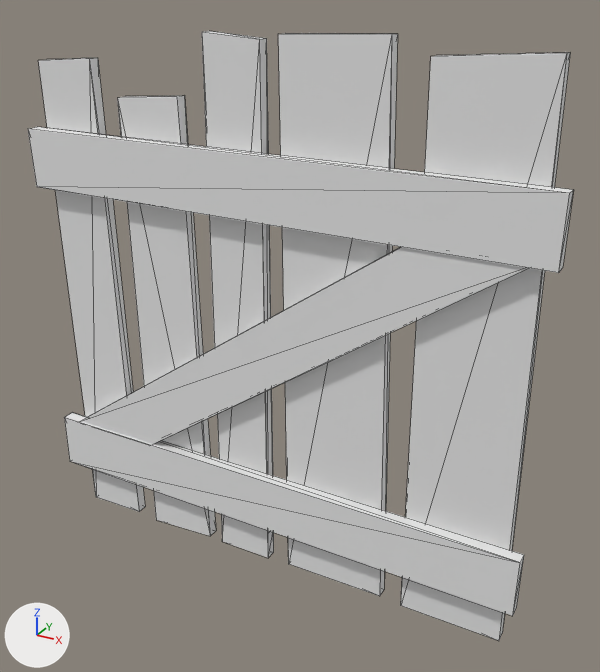
What one commit did to the glTF model assets/build/plank_kit/wall_g_lod2.glb.
Rendered twice from a 50 mm lens placed at (1.48, -2.47, 2.3), pointed at (0.12, 0.01, 1.06). Lighting does not change. The marker at lower left points along +X, +Y and +Z. The first picture is the older version. Mesh edges are drawn as thin lines. Vertices at exactly the same position are counted once.

The older version as bpy lines, for what is in view:
```python
me_wall_g_lod2 = bpy.data.meshes.new('wall_g_LOD2')
me_wall_g_lod2.from_pydata(...)  # 66 vertices, 94 faces; spans x -1.04..1.04, y -0.09..0.0, z 0.02..2.13
me_wall_g_lod2.materials.append(mat_plank_kit)  # its picture is missing
# before: 16 (-0.23, -0.05, 2.12) at pixel (201, 31), 20 (0.0, -0.05, 2.1) at pixel (259, 39), 21 (-0.23, 0.0, 2.12) at pixel (209, 30), 25 (0.0, 0.0, 2.1) at pixel (266, 38), 26 (0.46, -0.05, 2.13) at pixel (391, 34)
# before: 29 (0.07, -0.05, 2.12) at pixel (278, 33), 30 (0.46, 0.0, 2.13) at pixel (397, 33), 33 (0.07, 0.0, 2.12) at pixel (285, 33), 34 (0.97, -0.05, 2.1) at pixel (566, 53), 37 (0.58, -0.05, 2.07) at pixel (430, 56)
# before: 38 (0.97, 0.0, 2.1) at pixel (570, 52), 41 (0.58, 0.0, 2.07) at pixel (436, 55)
ob_wall_g_lod2 = bpy.data.objects.new('wall_g_LOD2', me_wall_g_lod2)
ob_wall_g_lod2.location = (0.0, 0.0, 0.0)
```
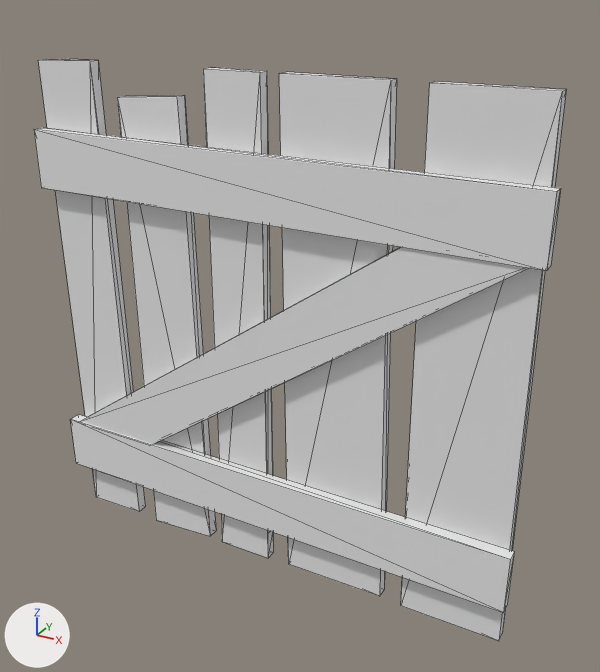
Changed parts and their boxes [x1, y1, x2, y2] in the pictures (600 x 672 px; the box of a moved part takes in the faces that stretch with it):
'wall_g_LOD2', reshaped: before [28, 31, 573, 641]; after [34, 59, 566, 641]
part 1 of me_wall_g_lod2, rebuilt: before [65, 412, 524, 616]; after [70, 414, 515, 613]
part 2 of me_wall_g_lod2, rebuilt: before [28, 127, 573, 273]; after [34, 128, 561, 271]
part 3 of me_wall_g_lod2, moved or reshaped: before [38, 58, 145, 512]; after [38, 59, 145, 512]
part 4 of me_wall_g_lod2, moved or reshaped: before [202, 31, 570, 641]; after [203, 68, 566, 641]

The change, as a list of edits to the scene's bpy script:
```text
Change me_wall_g_lod2:
    used by ob_wall_g_lod2; location = (0.0, 0.0, 0.0)
    verts and faces of me_wall_g_lod2; kept vertices keep their numbers, new ones are numbered from 66
    remove me_wall_g_lod2.from_pydata(...)  # 66 vertices, 94 faces; spans x -1.04..1.04, y -0.09..0.0, z 0.02..2.13
    add me_wall_g_lod2.from_pydata(...)  # 68 vertices, 98 faces; spans x -1.0..1.0, y -0.09..0.0, z 0.02..2.0
    me_wall_g_lod2 part 1: the loose piece of 8 vertices spanning x -1.04..1.03, y -0.09..-0.05, z 0.22..0.46 is rebuilt with 8 vertices and now spans x -1.0..1.0, y -0.09..-0.05, z 0.22..0.46
    me_wall_g_lod2 part 2: the loose piece of 8 vertices spanning x -1.03..1.04, y -0.09..-0.05, z 1.5..1.74 is rebuilt with 8 vertices and now spans x -1.0..1.0, y -0.09..-0.05, z 1.5..1.74
    me_wall_g_lod2 part 3
    2 vertices are removed from x -0.73, y -0.05..0.0, z 2.01
    8 faces are deleted
    4 vertices are added at (-0.73, -0.05, 2.0), (-0.87, -0.05, 2.0), (-0.73, 0.0, 2.0), (-0.87, 0.0, 2.0)
    12 new faces join them
    me_wall_g_lod2 part 4
    add for i in [16, 21, 29, 33]: verts[i] += (0.0, 0.0, -0.12)
    add for i in [20, 25, 34, 38]: verts[i] += (0.0, 0.0, -0.1)
    add verts[26] = (0.46, -0.05, 2.0)  # moved, pixel (390, 80)
    add verts[30] = (0.46, 0.0, 2.0)  # moved, pixel (396, 78)
    add verts[37] = (0.58, -0.05, 2.0)  # moved, pixel (429, 82)
    add verts[41] = (0.58, 0.0, 2.0)  # moved, pixel (434, 81)
```
